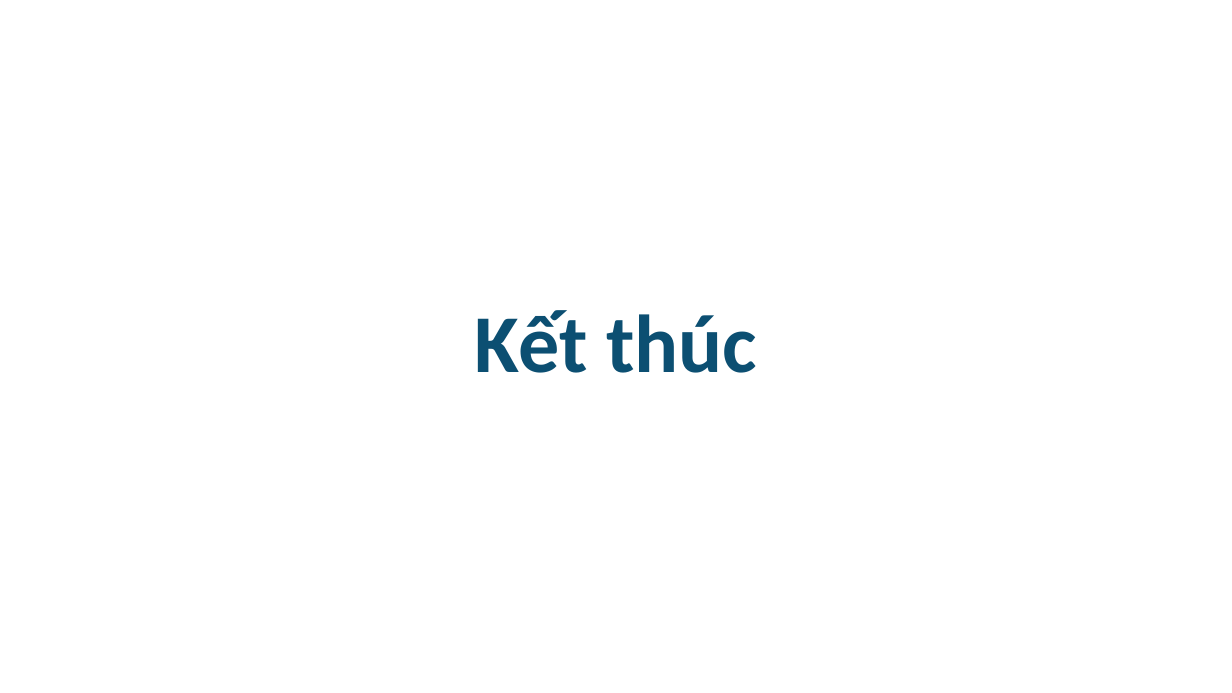
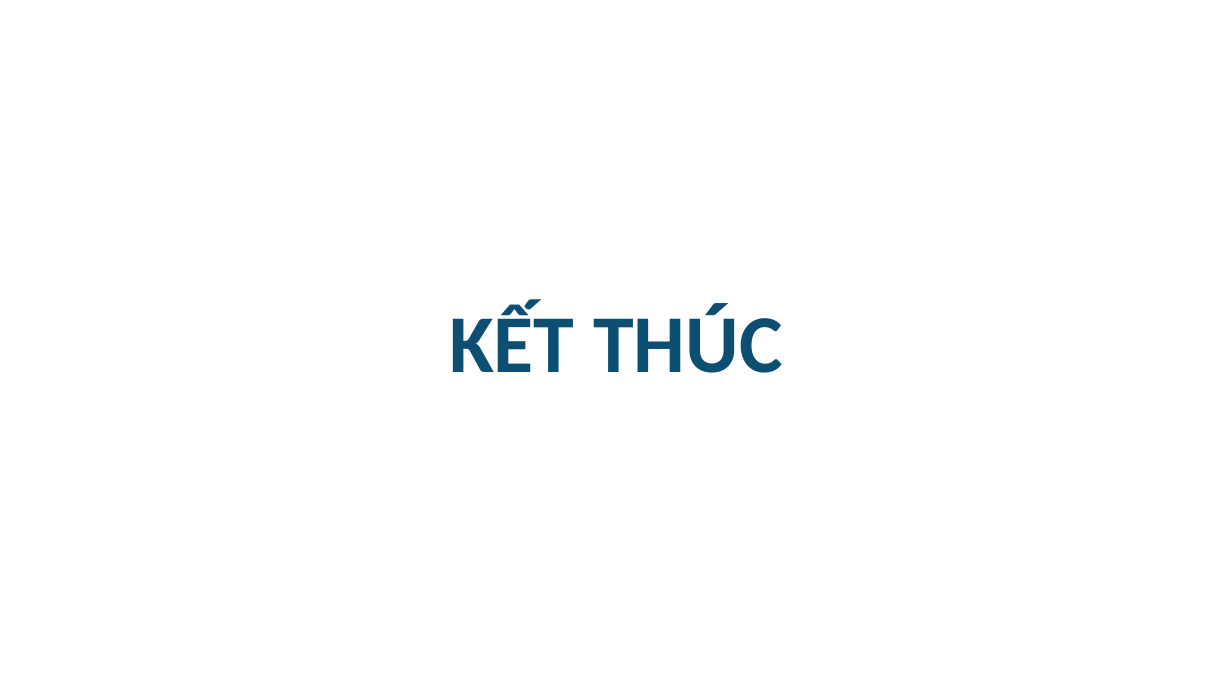
Before and after one commit to npackr/for-mqtt-dashboard, a slide deck: slide 20 of document/presentation.pptx (slide 15 before the commit). Drawn at 1232x693 pixels with LibreOffice and Linux fonts; fonts in the diff are those of the drawing. Boxes give left, top, right and bottom in pixels: in the first picture for what was removed or moved away, otherwise in the second. Text is boxed around its words. In the diff, an @@ line names an element or a change of style, - is before the commit and + after.

```diff
--- a/document/presentation.pptx
+++ b/document/presentation.pptx
@@ text at (449, 304, 782, 373): text changed @@
-Kết thúc
+KẾT THÚC
```
Also in this commit, not shown: 9 other slides changed, 6 slides added, 1 slide removed.
